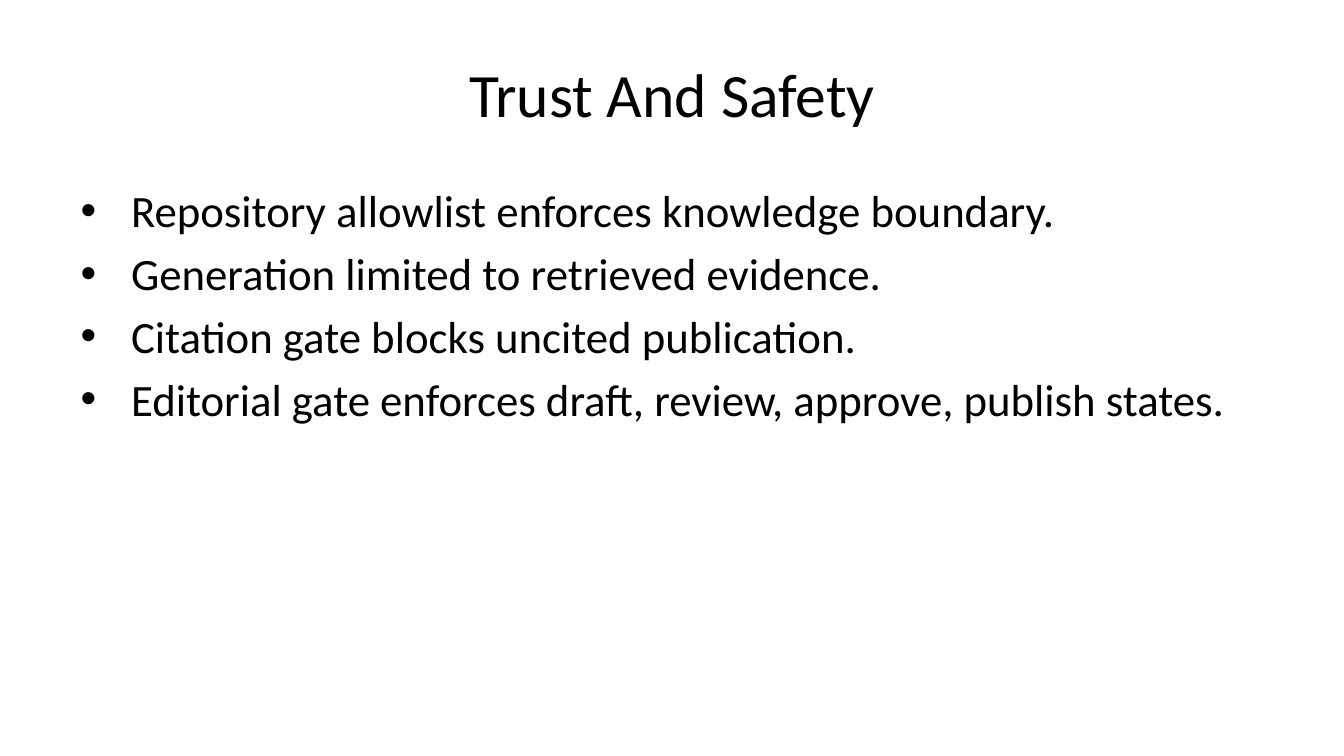
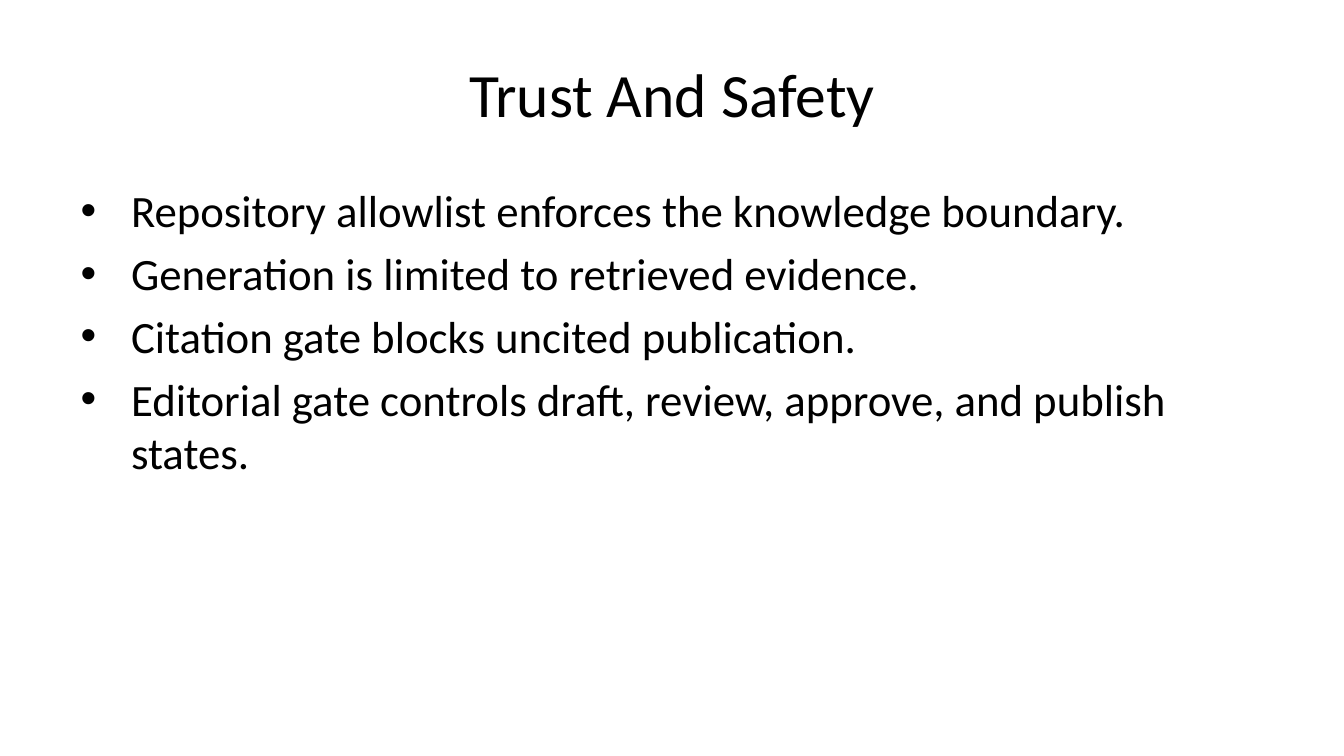
Before and after one commit to UM-KGPI/NapcoreHelpdesk, a slide deck: slide 8 of dist/napcore-helpdesk-presentation.pptx (slide 6 before the commit). Drawn at 1344x756 pixels with LibreOffice and Linux fonts; fonts in the diff are those of the drawing. Boxes give left, top, right and bottom in pixels: in the first picture for what was removed or moved away, otherwise in the second. Text is boxed around its words. In the diff, an @@ line names an element or a change of style, - is before the commit and + after.

```diff
--- a/dist/napcore-helpdesk-presentation.pptx
+++ b/dist/napcore-helpdesk-presentation.pptx
@@ text at <box>131,196,1125,291</box>: text changed @@
-• Repository allowlist enforces knowledge boundary.
-• Generation limited to retrieved evidence.
+• Repository allowlist enforces the knowledge boundary.
+• Generation is limited to retrieved evidence.
@@ text at <box>131,385,1165,470</box>: text changed @@
-• Editorial gate enforces draft, review, approve, publish states.
+• Editorial gate controls draft, review, approve, and publish states.
```
Also in this commit, not shown: 7 other slides changed, 5 slides added, 1 slide removed, 36 other files.
